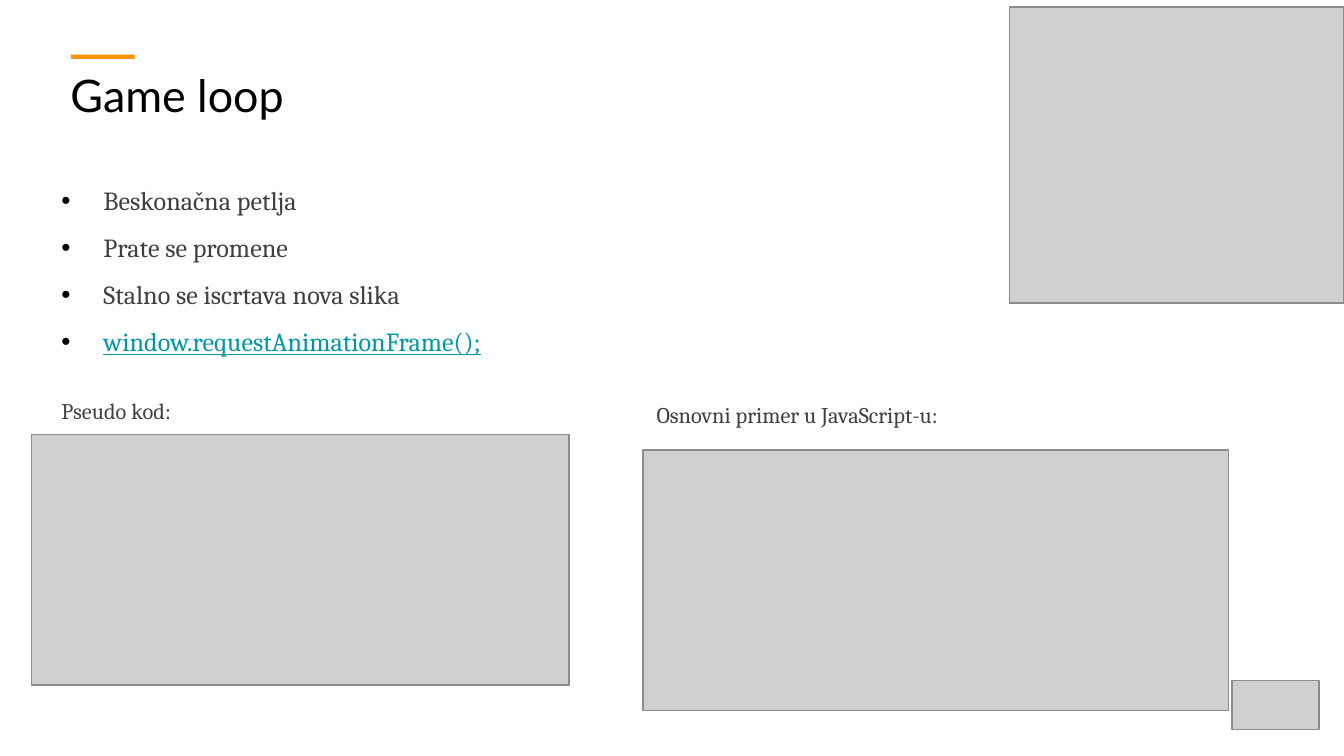
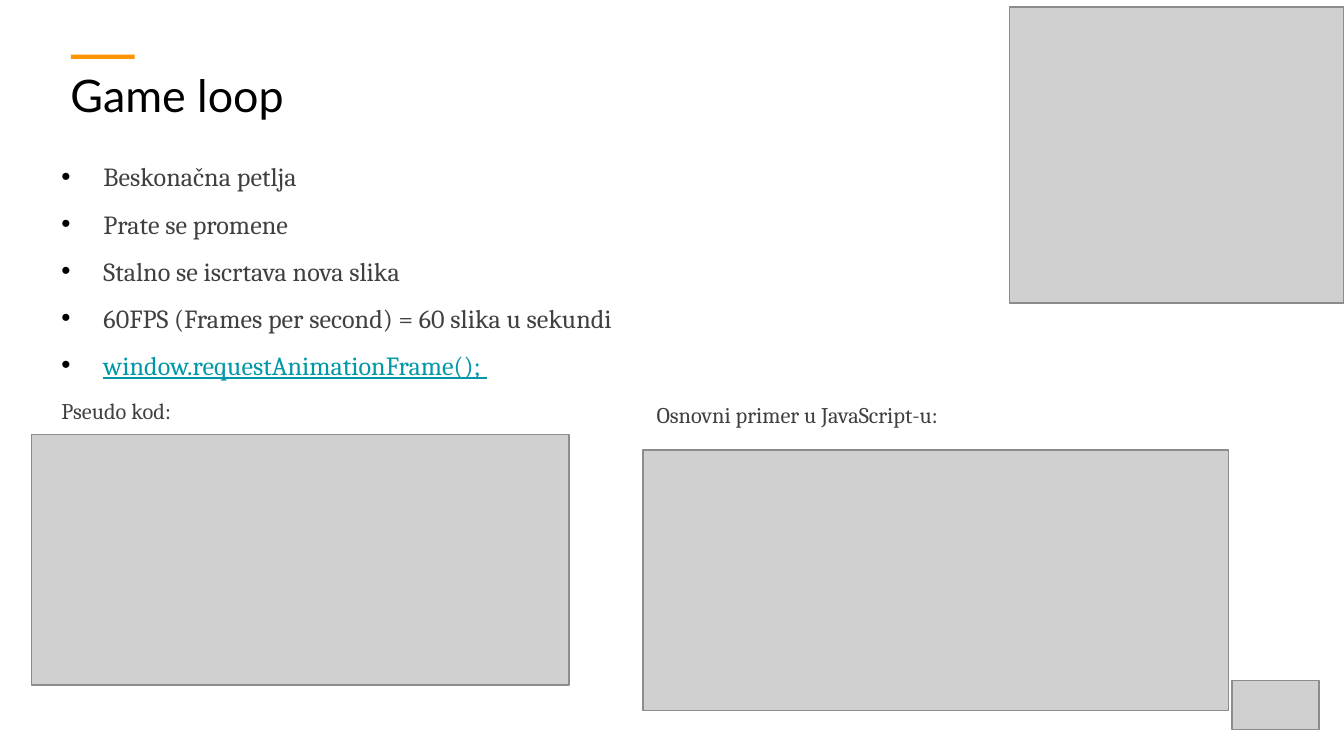
Before and after one commit to ObradovicZ/platformer, a slide deck: slide 7 of PPT-Prezentacija.pptx. Drawn at 1344x756 pixels with LibreOffice and Linux fonts; fonts in the diff are those of the drawing; grey boxes stand for pictures. Boxes give left, top, right and bottom in pixels: in the first picture for what was removed or moved away, otherwise in the second. Text is boxed around its words. In the diff, an @@ line names an element or a change of style, - is before the commit and + after.

```diff
--- a/PPT-Prezentacija.pptx
+++ b/PPT-Prezentacija.pptx
@@ text "Beskonačna petlja": place and size @@
-text "Beskonačna petlja" at <box>103,192,480,357</box>
+text "Beskonačna petlja" at <box>103,168,612,381</box>
@@ text at <box>103,309,612,334</box>: paragraph added @@
+• 60FPS (Frames per second) = 60 slika u sekundi
```
Also in this commit, not shown: 3 other slides changed, 3 other files.
